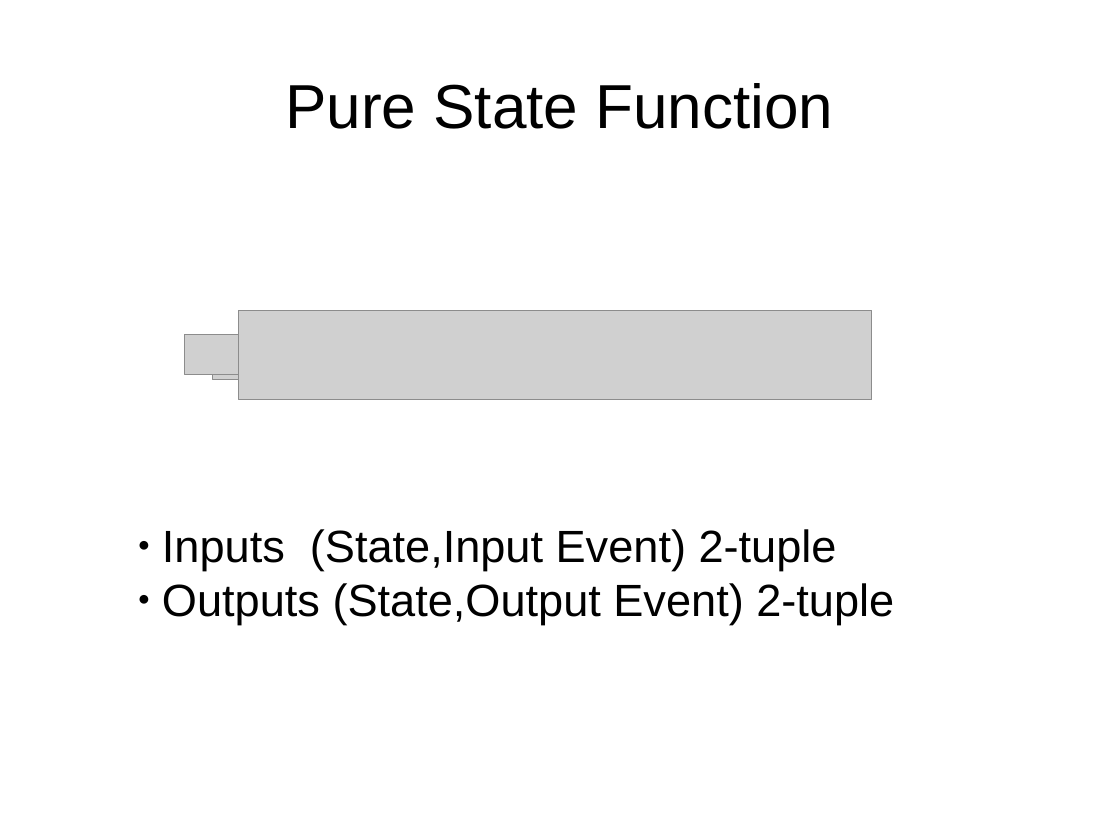
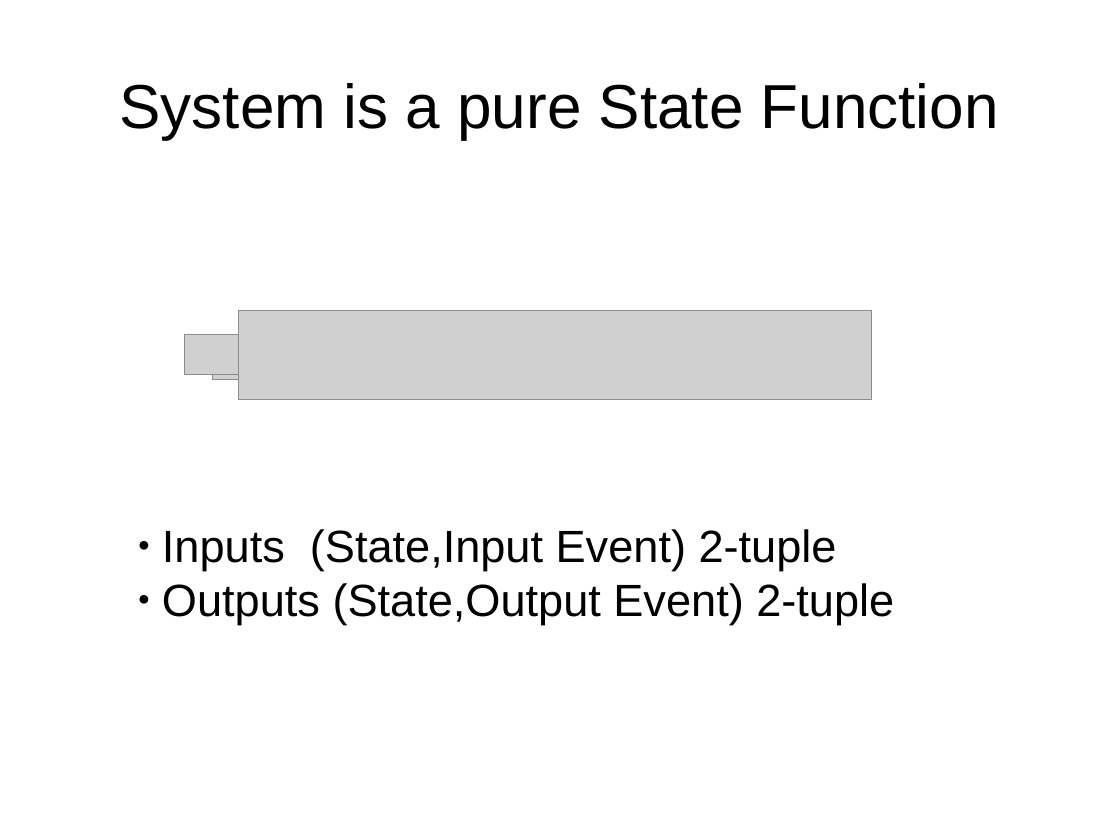
Before and after one commit to smandy/dconf_talk, a slide deck: slide 10 of dconf_iter2.odp (slide 12 before the commit). Drawn at 1120x840 pixels with LibreOffice and Linux fonts; fonts in the diff are those of the drawing; grey boxes stand for pictures. Boxes give left, top, right and bottom in pixels: in the first picture for what was removed or moved away, otherwise in the second. Text is boxed around its words. In the diff, an @@ line names an element or a change of style, - is before the commit and + after.

```diff
--- a/dconf_iter2.odp
+++ b/dconf_iter2.odp
@@ title at (x1=120, y1=83, x2=999, y2=139): text changed @@
-Pure State Function
+System is a pure State Function
```
Also in this commit, not shown: 14 other slides changed, 1 slide added, 5 slides removed, 7 other files.
